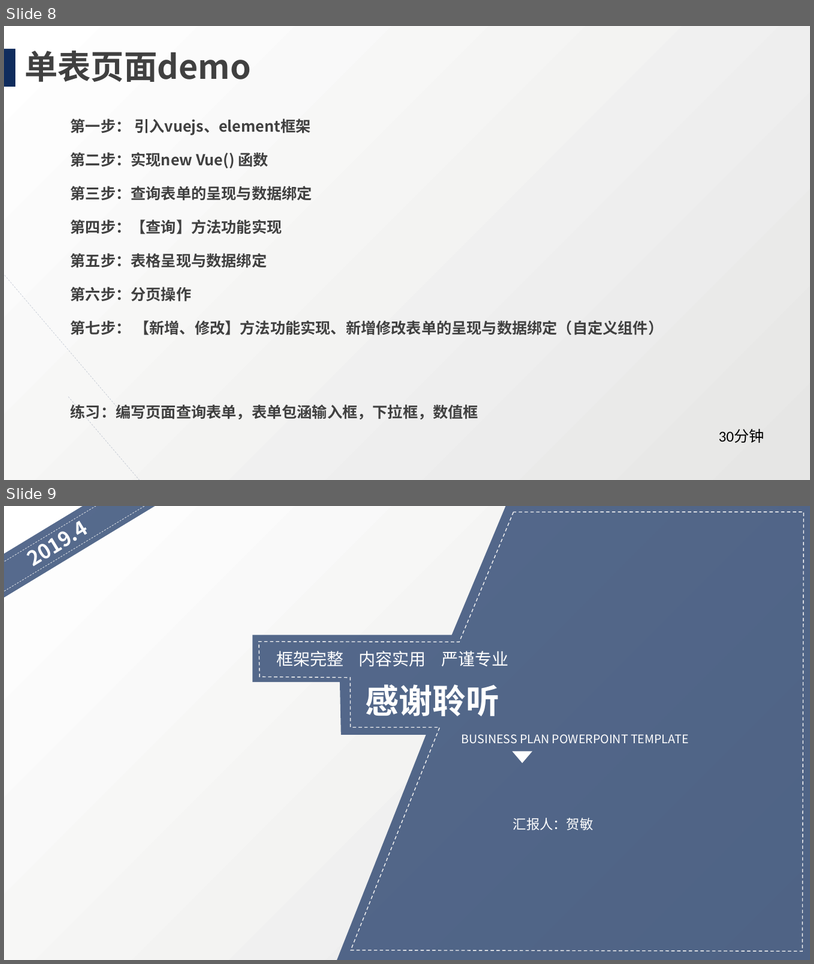
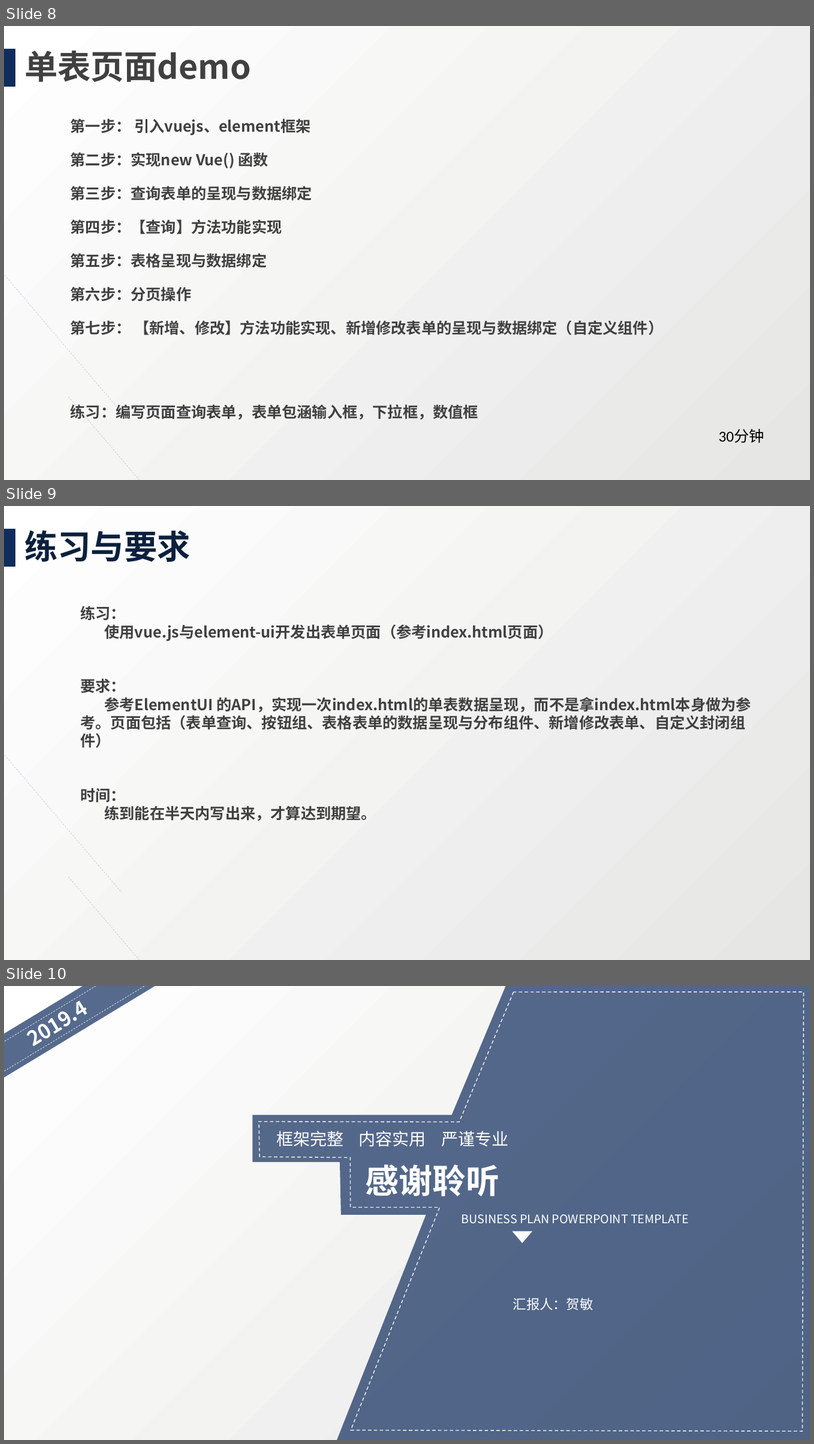
Before and after one commit to hmesingfw/charantia, a slide deck: demo/vue-demo/Vue 学习培训.pptx. Shown one above the other, each under a label of ours: slides 8 and 9 before the commit, slides 8, 9 and 10 after it. The pictures are 814x964 and 814x1444 pixels, drawn with LibreOffice and Linux fonts; fonts in the diff are those of the drawing; background and template pictures are left out. Boxes give left, top, right and bottom in pixels: in the first picture for what was removed or moved away, otherwise in the second. Text is boxed around its words. In the diff, an @@ line names an element or a change of style, - is before the commit and + after.

Commit message:
添加vue-demo题目要求

```diff
--- a/demo/vue-demo/Vue 学习培训.pptx
+++ b/demo/vue-demo/Vue 学习培训.pptx
@@ slide 9 added at bbox=[4, 506, 810, 960], background gradient #E6E6E5 to #FFFFFF; not listed: 3 template elements that a slide beside it also shows @@
@@ title added at bbox=[24, 530, 191, 562], 39.6 pt, text #0B203D, bold @@
+练习与要求
@@ text added at bbox=[80, 606, 752, 820], 18 pt, text #404040, bold @@
+练习：
+使用vue.js与element-ui开发出表单页面（参考index.html页面）
+要求：
+参考ElementUI 的API，实现一次index.html的单表数据呈现，而不是拿index.html本身做为参考。页面包括（表单查询、按钮组、表格表单的数据呈现与分布组件、新增修改表单、自定义封闭组件）
+时间：
+练到能在半天内写出来，才算达到期望。
@@ what was slide 9 is now slide 10 @@
```
Also in this commit, not shown: 4 slides changed, 31 other files.
